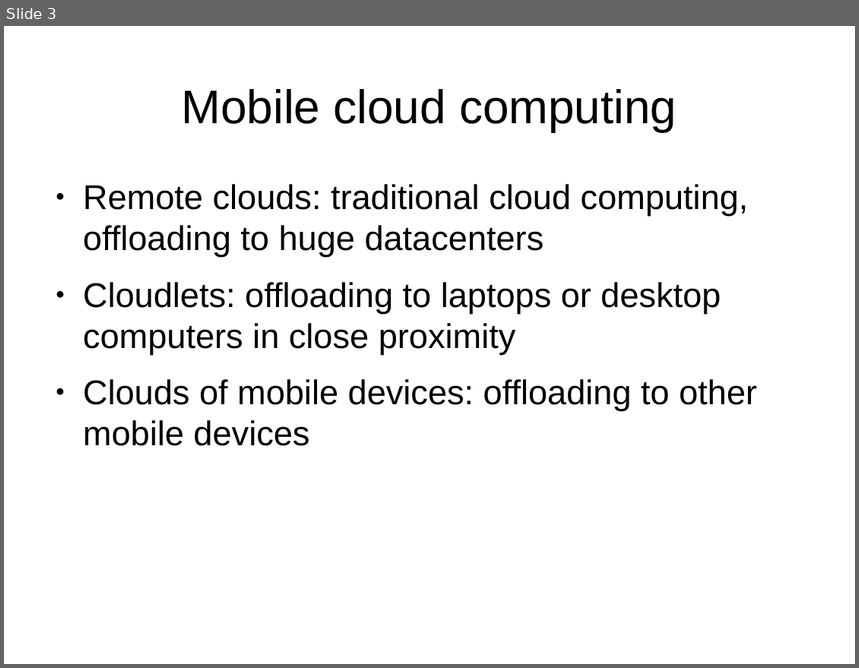
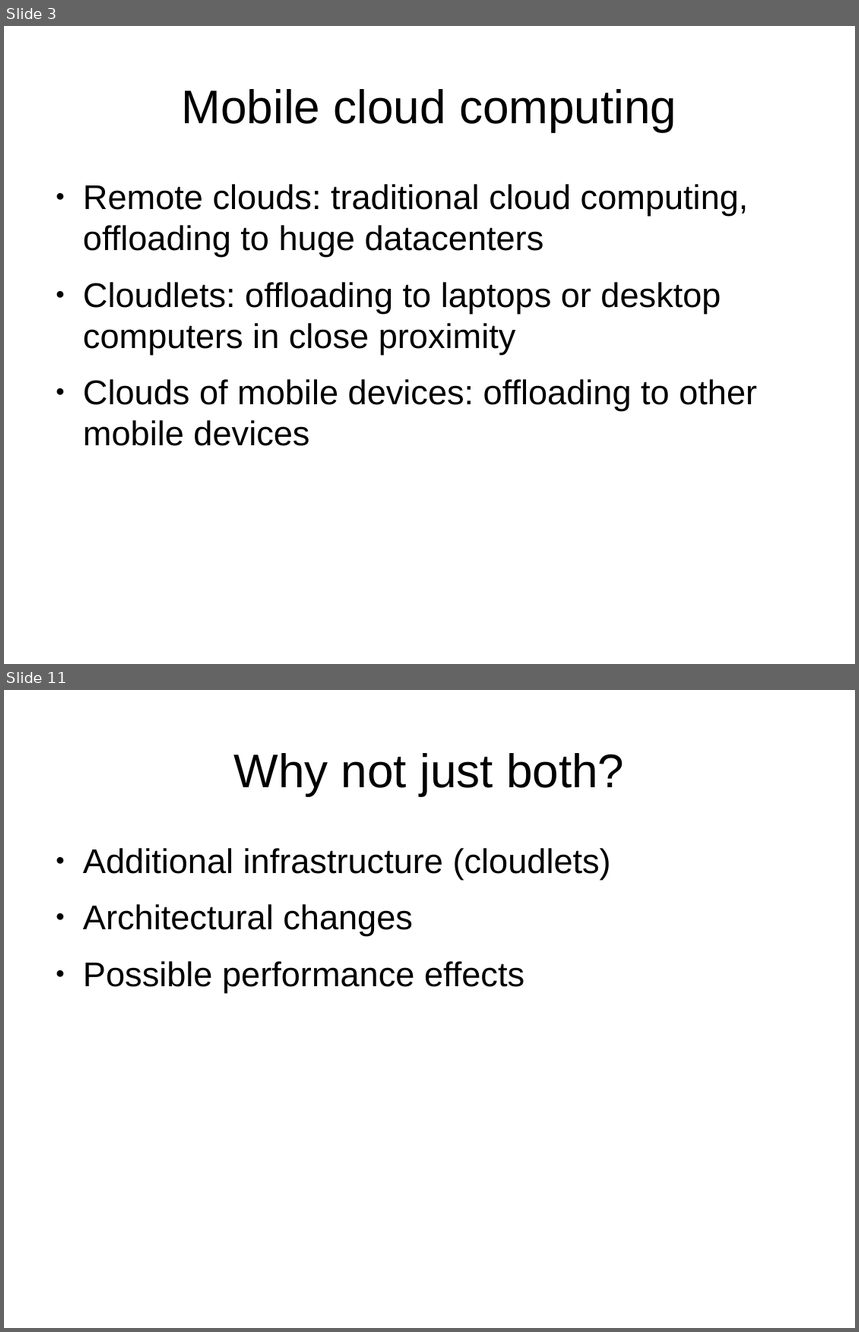
Before and after one commit to nipakoo/Mobile-Data-Analytics, a slide deck: presentation.odp. Shown one above the other, each under a label of ours: slide 3 before the commit, slides 3 and 11 after it; the slides between them are not shown. The pictures are 859x668 and 859x1332 pixels, drawn with LibreOffice and Linux fonts; fonts in the diff are those of the drawing. Boxes give left, top, right and bottom in pixels: in the first picture for what was removed or moved away, otherwise in the second. Text is boxed around its words. In the diff, an @@ line names an element or a change of style, - is before the commit and + after.

```diff
--- a/presentation.odp
+++ b/presentation.odp
@@ slide 11 added at (4,690,855,1328), background #FFFFFF @@
@@ title added at (234,753,624,796), 44 pt, text #000000 @@
+Why not just both?
@@ text added at (83,848,611,992), 32 pt, text #000000 @@
+● Additional infrastructure (cloudlets)
+● Architectural changes
+● Possible performance effects
```
Also in this commit, not shown: 2 slides changed, 5 other slides added.
